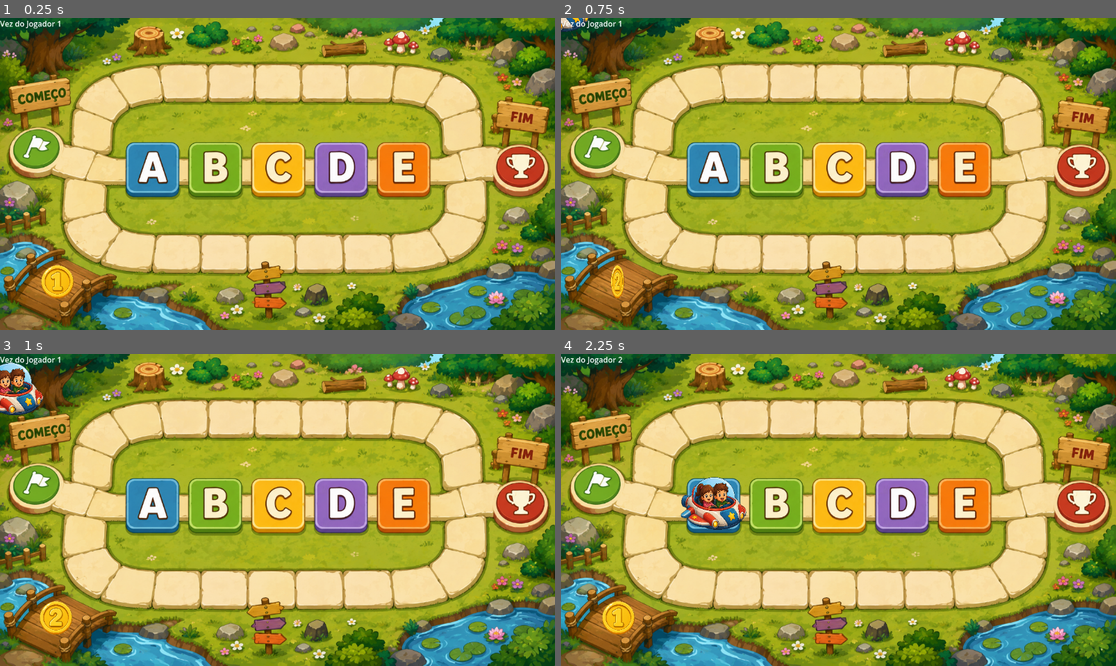
Above: before the commit, frames 1-4 (two rows, left to right).
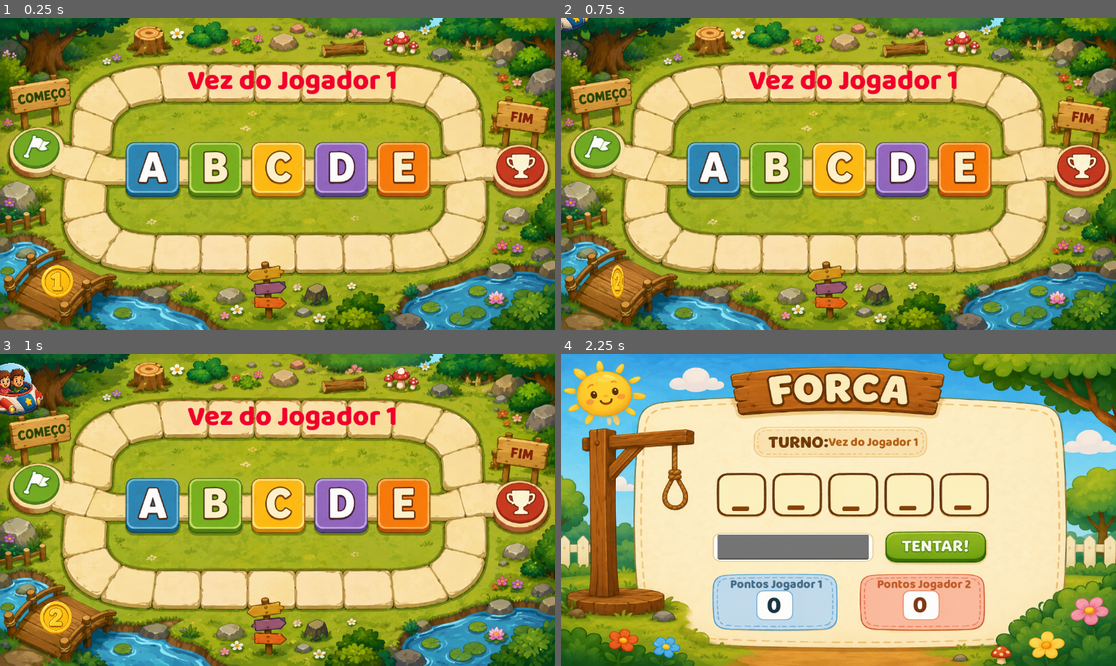
Above: after the commit, the same moments.

Repository: igortrabaquini/Jogo-Alfabeto-Merlin
Game: Godot game, scene res://scenes/game.tscn
Same seed, same stepped clock (60 frames per second), same inputs: the game is played once before the commit and once after it. Before the commit the project has no main scene; this scene is started directly in both runs.
Inputs (mouse positions are in pixels of both pictures, inside the frame that each line leads up to):
- Up to frame 1 (0.25 s): no input
- Up to frame 2 (0.75 s): tap Enter at 0.5 s; move the mouse to (616, 283) at 0.52 s; click (616, 283) at 0.67 s
- Up to frame 3 (1 s): no input
- Up to frame 4 (2.25 s): move the mouse to (727, 525) at 1.27 s; click (727, 525) at 1.42 s; move the mouse to (894, 441) at 2.02 s; click (894, 441) at 2.17 s

The runs differ from the first frame. In frame 1, 1.3% of the frame differs, in the area x 0-72%, y 0-25%; in frame 2, 1.3%; in frame 3, 1.3%; in frame 4, 95%, in the area x 0-100%, y 0-100%.

Commit message:
trabalho_pronto

Diff:
--- a/jogo-do-alfabeto/project.godot
+++ b/jogo-do-alfabeto/project.godot
@@ -11,8 +11,13 @@
 [application]
 
 config/name="Jogo do Alfabeto"
+run/main_scene="uid://djqjc0prm7qdo"
 config/features=PackedStringArray("4.6", "Mobile")
 config/icon="res://icon.svg"
+
+[autoload]
+
+GameManager="*uid://c6yj5mnrer4m6"
 
 [physics]
 
--- a/jogo-do-alfabeto/scenes/game.tscn
+++ b/jogo-do-alfabeto/scenes/game.tscn
@@ -4,6 +4,12 @@
 [ext_resource type="Texture2D" uid="uid://bljuyv1dxxuhp" path="res://sprites/Tabuleiro.png" id="1_uwrxv"]
 [ext_resource type="PackedScene" uid="uid://c34v7q60tift3" path="res://scenes/player.tscn" id="2_yqjtg"]
 [ext_resource type="PackedScene" uid="uid://cpg8ugdk8w82p" path="res://scenes/moeda.tscn" id="3_lnu2h"]
+[ext_resource type="FontFile" uid="uid://cxc0eex03gioj" path="res://fonts/BalooThambi2-ExtraBold.ttf" id="5_iywne"]
+
+[sub_resource type="LabelSettings" id="LabelSettings_p57ef"]
+font = ExtResource("5_iywne")
+font_size = 58
+font_color = Color(0.94509804, 0, 0.17254902, 1)
 
 [node name="Game" type="Node2D" unique_id=796843631]
 script = ExtResource("1_lbhrr")
@@ -21,8 +27,13 @@
 position = Vector2(118, 549)
 
 [node name="LabelTurno" type="Label" parent="." unique_id=53042160]
-offset_right = 40.0
-offset_bottom = 23.0
+offset_left = 389.0
+offset_top = 84.0
+offset_right = 761.0
+offset_bottom = 176.0
+label_settings = SubResource("LabelSettings_p57ef")
+horizontal_alignment = 1
+vertical_alignment = 1
 
 [node name="Casas" type="Node2D" parent="." unique_id=364396045]
 
--- /dev/null
+++ b/jogo-do-alfabeto/scenes/game_maneger.tscn
@@ -0,0 +1,6 @@
+[gd_scene format=3 uid="uid://hugjsphhoxq6"]
+
+[ext_resource type="Script" uid="uid://c6yj5mnrer4m6" path="res://scripts/game_maneger.gd" id="1_ox4ot"]
+
+[node name="GameManeger" type="Node" unique_id=1798349400]
+script = ExtResource("1_ox4ot")
--- a/jogo-do-alfabeto/scripts/forca.gd
+++ b/jogo-do-alfabeto/scripts/forca.gd
@@ -15,11 +15,6 @@
 @onready var pontos_j2_label = $LabelPontosJ2
 
 var letras = []
-
-var jogador_atual = 1
-
-var pontos_j1 = 0
-var pontos_j2 = 0
 
 var palavra = ""
 var reveladas = []
@@ -64,10 +59,9 @@
 	reveladas = ["_", "_", "_", "_", "_"]
 
 	atualizar_letras()
+	atualizar_pontos()
 
-	label_turno.text = "Vez do Jogador 1"
-
-	atualizar_pontos()
+	label_turno.text = "Vez do Jogador %d" % GameManager.jogador_atual
 
 	print("Palavra sorteada: ", palavra)
 
@@ -80,28 +74,28 @@
 
 func atualizar_pontos():
 
-	pontos_j1_label.text = "%d" % pontos_j1
-	pontos_j2_label.text = "%d" % pontos_j2
+	pontos_j1_label.text = str(GameManager.pontos_j1)
+	pontos_j2_label.text = str(GameManager.pontos_j2)
 
 
 func adicionar_pontos(valor):
 
-	if jogador_atual == 1:
-		pontos_j1 += valor
+	if GameManager.jogador_atual == 1:
+		GameManager.pontos_j1 += valor
 	else:
-		pontos_j2 += valor
+		GameManager.pontos_j2 += valor
 
 	atualizar_pontos()
 
 
 func trocar_turno():
 
-	if jogador_atual == 1:
-		jogador_atual = 2
+	if GameManager.jogador_atual == 1:
+		GameManager.jogador_atual = 2
 	else:
-		jogador_atual = 1
+		GameManager.jogador_atual = 1
 
-	label_turno.text = "Vez do Jogador %d" % jogador_atual
+	label_turno.text = "Vez do Jogador %d" % GameManager.jogador_atual
 
 
 func palavra_completa():
@@ -113,6 +107,13 @@
 	return true
 
 
+func voltar_tabuleiro():
+
+	await get_tree().create_timer(1.5).timeout
+
+	get_tree().change_scene_to_file("res://scenes/game.tscn")
+
+
 func _on_botao_tentar():
 
 	var tentativa = entrada.text.strip_edges().to_upper()
@@ -122,32 +123,26 @@
 
 	entrada.clear()
 
-	# Tentativa de letra
 	if tentativa.length() == 1:
-
-		var encontrou = false
 
 		for i in range(5):
 
 			if palavra[i] == tentativa and reveladas[i] == "_":
 
 				reveladas[i] = tentativa
-
 				adicionar_pontos(1)
-
-				encontrou = true
 
 		atualizar_letras()
 
 		if palavra_completa():
 
 			label_turno.text = "Palavra completa!"
-			botao.disabled = true
+
+			await voltar_tabuleiro()
 			return
 
 		trocar_turno()
 
-	# Tentativa da palavra inteira
 	elif tentativa.length() == 5:
 
 		if tentativa == palavra:
@@ -166,7 +161,8 @@
 			atualizar_letras()
 
 			label_turno.text = "Palavra completa!"
-			botao.disabled = true
+
+			await voltar_tabuleiro()
 
 		else:
 
--- a/jogo-do-alfabeto/scripts/game.gd
+++ b/jogo-do-alfabeto/scripts/game.gd
@@ -14,29 +14,45 @@
 	$Casas/Fim
 ]
 
-var casa_atual := 0
-var jogador_atual := 1
 var jogo_finalizado := false
 
 func _ready():
 
-	label_turno.text = "Vez do Jogador 1"
-
 	moeda.moeda_lancada.connect(_on_moeda_lancada)
 
-	# Chegada da nave ao início
-	var tween = create_tween()
+	if GameManager.primeira_entrada:
 
-	tween.tween_property(
-		nave,
-		"global_position",
-		casas[0].global_position,
-		1.5
-	)
+		GameManager.primeira_entrada = false
 
-	await tween.finished
+		GameManager.casa_atual = 0
+		GameManager.jogador_atual = 1
+		GameManager.pontos_j1 = 0
+		GameManager.pontos_j2 = 0
 
-	label_turno.text = "Vez do Jogador 1"
+		label_turno.text = "Vez do Jogador 1"
+
+		var tween = create_tween()
+
+		tween.tween_property(
+			nave,
+			"global_position",
+			casas[0].global_position,
+			1.5
+		)
+
+		await tween.finished
+
+	else:
+
+		nave.global_position = casas[GameManager.casa_atual].global_position
+
+		if GameManager.jogador_atual == 1:
+			label_turno.text = "Vez do Jogador 1"
+		else:
+			label_turno.text = "Vez do Jogador 2"
+
+	if GameManager.casa_atual == casas.size() - 1:
+		finalizar_jogo()
 
 
 func _on_moeda_lancada(resultado):
@@ -46,44 +62,42 @@
 
 	await mover_nave(resultado)
 
-	if casa_atual == casas.size() - 1:
+	if GameManager.casa_atual == casas.size() - 1:
 
-		jogo_finalizado = true
-
-		# Por enquanto ninguém tem pontos
-		label_turno.text = "Empate!"
-
+		finalizar_jogo()
 		return
 
-	trocar_turno()
+	get_tree().change_scene_to_file("res://scenes/forca.tscn")
 
 
 func mover_nave(passos):
 
 	var destino = min(
-		casa_atual + passos,
+		GameManager.casa_atual + passos,
 		casas.size() - 1
 	)
 
-	casa_atual = destino
+	GameManager.casa_atual = destino
 
 	var tween = create_tween()
 
 	tween.tween_property(
 		nave,
 		"global_position",
-		casas[casa_atual].global_position,
+		casas[destino].global_position,
 		0.8
 	)
 
 	await tween.finished
 
 
-func trocar_turno():
+func finalizar_jogo():
 
-	if jogador_atual == 1:
-		jogador_atual = 2
+	jogo_finalizado = true
+
+	if GameManager.pontos_j1 > GameManager.pontos_j2:
+		label_turno.text = "Jogador 1 venceu!"
+	elif GameManager.pontos_j2 > GameManager.pontos_j1:
+		label_turno.text = "Jogador 2 venceu!"
 	else:
-		jogador_atual = 1
-
-	label_turno.text = "Vez do Jogador %d" % jogador_atual
+		label_turno.text = "Empate!"
--- /dev/null
+++ b/jogo-do-alfabeto/scripts/game_maneger.gd
@@ -0,0 +1,9 @@
+extends Node
+
+var pontos_j1 := 0
+var pontos_j2 := 0
+
+var jogador_atual := 1
+var casa_atual := 0
+
+var primeira_entrada := true
Not shown, added: jogo-do-alfabeto/scripts/game_maneger.gd.uid
